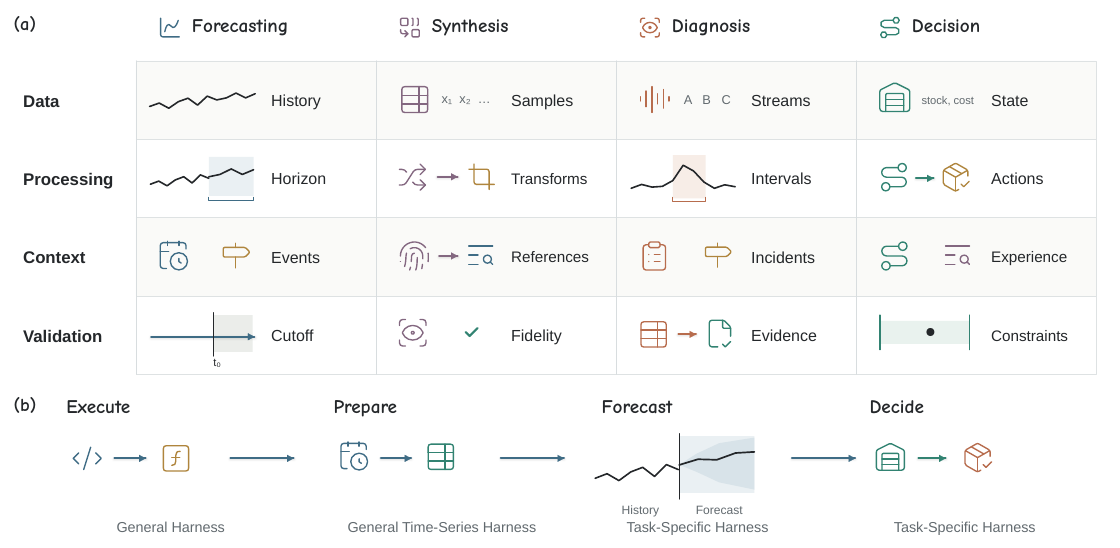
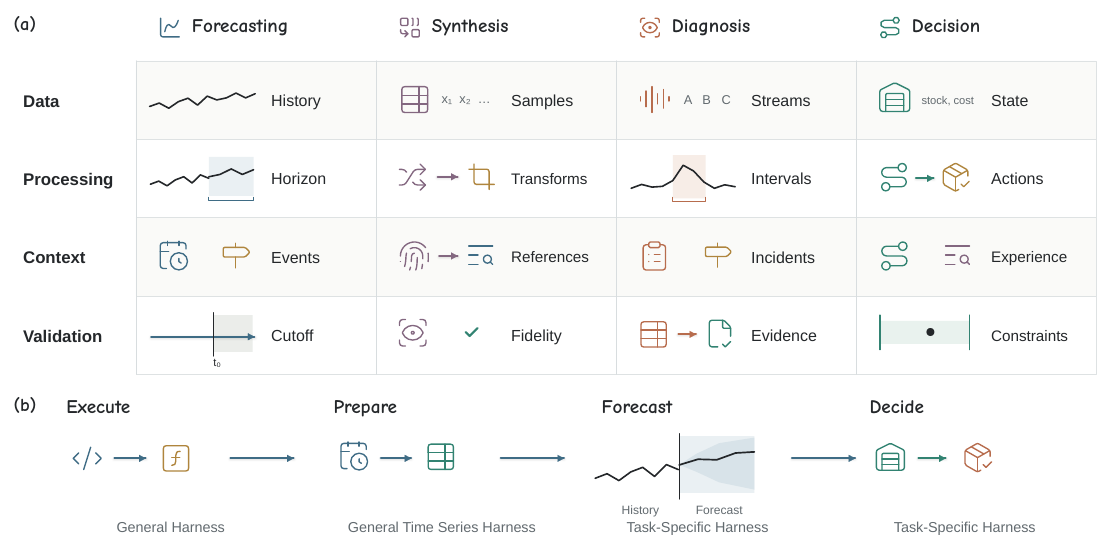
Before and after one commit to Minions-Land/Time-Series-Agents-Survey, a slide deck: slide 1 of artifacts/semantic_revision_20261022/pptx/Figure04_Semantic.pptx. Drawn at 1120x548 pixels with LibreOffice and Linux fonts; fonts in the diff are those of the drawing. Boxes give left, top, right and bottom in pixels: in the first picture for what was removed or moved away, otherwise in the second. Text is boxed around its words. In the diff, an @@ line names an element or a change of style, - is before the commit and + after.

```diff
--- a/artifacts/semantic_revision_20261022/pptx/Figure04_Semantic.pptx
+++ b/artifacts/semantic_revision_20261022/pptx/Figure04_Semantic.pptx
@@ text at box(348, 521, 535, 532): text changed @@
-General Time-Series Harness
+General Time Series Harness
```
Also in this commit, not shown: 11 other files.
